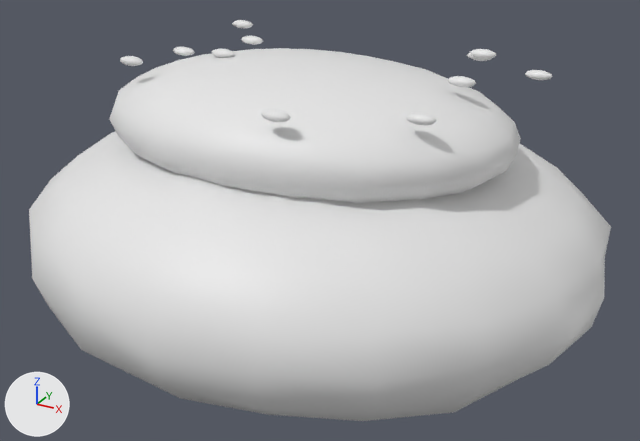
An edit to the glTF model models/catch_breads/bread_nandai_raisin.glb, drawn before and after from the same camera.
The view is the same before and after, from a 50 mm camera at (0.549, -0.979, 0.508) aimed at (0.012, -0.003, 0.02). Lighting does not change. The marker at lower left points along +X, +Y and +Z. The picture after the commit comes second. Where no turn or scale is listed for an object, it has been applied to the vertices.

Before the edit, the objects in view are built like this:
```python
ob_ふっくらした生地_017 = bpy.data.objects.new('ふっくらした生地.017', me_球_290)
ob_ふっくらした生地_017.location = (0.0, 0.0, 0.0)
ob_レーズン_001 = bpy.data.objects.new('レーズン.001', me_球_293)
ob_レーズン_001.location = (0.203, -0.126, 0.226)
ob_レーズン_004 = bpy.data.objects.new('レーズン.004', me_球_296)
ob_レーズン_004.location = (-0.119, -0.027, 0.241)
ob_レーズン_005 = bpy.data.objects.new('レーズン.005', me_球_297)
ob_レーズン_005.location = (0.063, -0.194, 0.227)
ob_レーズン_008 = bpy.data.objects.new('レーズン.008', me_球_300)
ob_レーズン_008.location = (0.261, 0.118, 0.226)
ob_レーズン_009 = bpy.data.objects.new('レーズン.009', me_球_301)
ob_レーズン_009.location = (0.203, -0.005, 0.239)
ob_レーズン_012 = bpy.data.objects.new('レーズン.012', me_球_304)
ob_レーズン_012.location = (0.185, 0.119, 0.245)
ob_南台のクリーム = bpy.data.objects.new('南台のクリーム', me_球_291)
ob_南台のクリーム.location = (0.0, -0.02, 0.165)
```
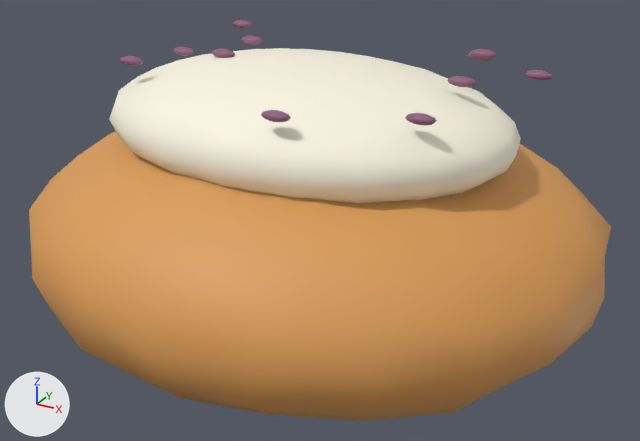
Location of each change, (x1, y1, x2, y2) in pixels of the pictures (640 x 441 px):
'ふっくらした生地.017', recoloured (white to orange)
    both: (29, 131, 611, 421)
'南台のクリーム', recoloured (white to pale yellow)
    both: (109, 48, 521, 203)
'レーズン.001', recoloured (white to purple)
    both: (405, 113, 437, 125)
'レーズン.005', recoloured (white to purple)
    both: (261, 110, 291, 122)
'レーズン.009', recoloured (white to purple)
    both: (447, 76, 476, 87)
'レーズン.008', recoloured (white to purple)
    both: (525, 70, 553, 80)
'レーズン.012', recoloured (white to purple)
    both: (470, 49, 496, 59)
'レーズン.002', recoloured (white to purple)
    both: (120, 56, 143, 66)
'レーズン.004', recoloured (white to purple)
    both: (211, 48, 235, 58)
'レーズン.003', recoloured (white to purple)
    both: (173, 47, 195, 56)
'レーズン', recoloured
    both: (241, 36, 263, 45)
'レーズン.006', recoloured
    both: (232, 20, 253, 28)
'レーズン.007', recoloured
    both: (467, 52, 492, 61)

Edits to the bpy script that builds the scene:
```text
Change mat_焼きたての山吹色:
    mat_焼きたての山吹色.base_color: (0.8, 0.8, 0.8) -> (0.72, 0.34, 0.095)  # white #e7e7e7 -> orange #dd9e57
Change mat_白いクリーム:
    mat_白いクリーム.base_color: (0.8, 0.8, 0.8) -> (0.98, 0.94, 0.78)  # white #e7e7e7 -> pale yellow #fdf8e5
Change mat_レーズン:
    mat_レーズン.base_color: (0.8, 0.8, 0.8) -> (0.27, 0.11, 0.2)  # white #e7e7e7 -> purple #8e5d7c
```
